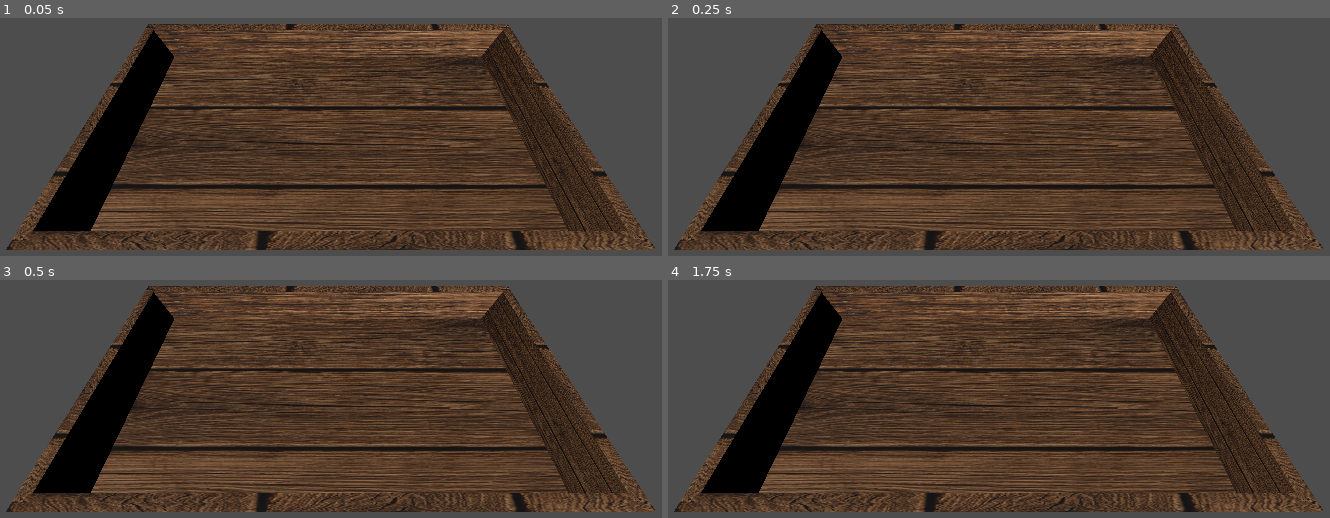
Above: before the commit, frames 1-4 (two rows, left to right).
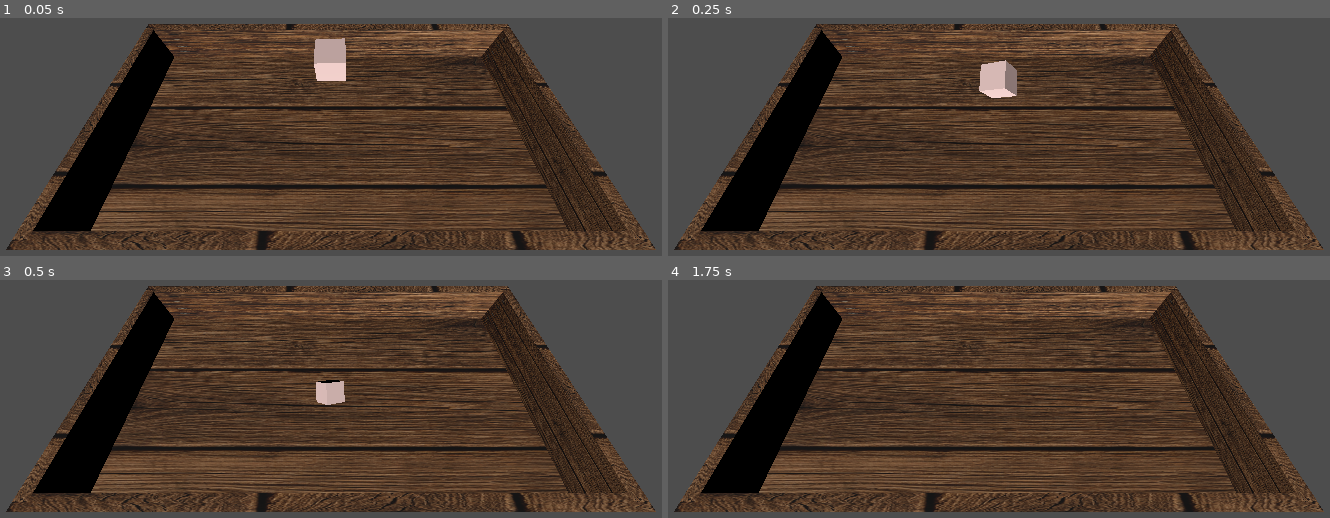
Above: after the commit, the same moments.

Repository: olegbogai-web/dicegame
Game: Godot game, scene res://ui/scenes/board.tscn
Two runs of this game, one before a commit and one after it. Both use one fixed random seed, a clock stepped at 60 frames per second and the inputs below.
Inputs:
- Up to frame 1 (0.05 s): no input
- Up to frame 2 (0.25 s): no input
- Up to frame 3 (0.5 s): no input
- Up to frame 4 (1.75 s): tap Enter at 1.25 s

The runs differ from the first frame. In frame 1, 0.8% of the frame differs, in the area x 47-53%, y 8-27%; in frame 2, 0.8%; in frame 3, 0.4%; in frame 4, nothing differs.
Error after the commit: Parse Error: Cannot infer the type of "base_pixel_size" variable because the value doesn't have a set type. (res://content/dice/dice_face_view.gd:27)

Commit message:
Add startup toss for base cube

Diff:
--- /dev/null
+++ b/content/dice/dice.gd
@@ -0,0 +1,193 @@
+@tool
+extends RigidBody3D
+class_name Dice
+
+const FACE_NAMES := [&"Front", &"Back", &"Right", &"Left", &"Top", &"Bottom"]
+const FACE_NORMALS := [
+	Vector3.FORWARD,
+	Vector3.BACK,
+	Vector3.RIGHT,
+	Vector3.LEFT,
+	Vector3.UP,
+	Vector3.DOWN,
+]
+
+@export var definition: DiceDefinition
+@export var extra_size_multiplier: Vector3 = Vector3.ONE
+@export var throw_on_ready := false
+@export_range(0.0, 3.0, 0.01) var start_linear_speed_min := 0.35
+@export_range(0.0, 3.0, 0.01) var start_linear_speed_max := 0.9
+@export_range(0.0, 12.0, 0.01) var start_angular_speed_min := 1.5
+@export_range(0.0, 12.0, 0.01) var start_angular_speed_max := 4.0
+
+var _visual_root: Node3D
+var _body_mesh: MeshInstance3D
+var _face_views: Array[DiceFaceView] = []
+var _bound_definition: DiceDefinition
+
+
+func _enter_tree() -> void:
+	_ensure_nodes()
+	_bind_definition()
+	_refresh_visuals()
+
+
+func _ready() -> void:
+	_ensure_nodes()
+	_bind_definition()
+	_refresh_visuals()
+	if throw_on_ready and not Engine.is_editor_hint():
+		call_deferred("throw_with_random_start_motion")
+
+
+func _exit_tree() -> void:
+	_unbind_definition()
+
+
+func _notification(what: int) -> void:
+	if what == NOTIFICATION_EDITOR_PRE_SAVE:
+		_bind_definition()
+		_refresh_visuals()
+
+
+func _get_configuration_warnings() -> PackedStringArray:
+	var warnings := PackedStringArray()
+	if definition == null:
+		warnings.append("Dice requires a DiceDefinition resource.")
+	elif definition.faces.size() != DiceDefinition.FACE_COUNT:
+		warnings.append("DiceDefinition should define exactly 6 faces for a standard cube.")
+	return warnings
+
+
+func _bind_definition() -> void:
+	if _bound_definition == definition:
+		return
+
+	_unbind_definition()
+	_bound_definition = definition
+
+	if _bound_definition != null and not _bound_definition.changed.is_connected(_on_definition_changed):
+		_bound_definition.changed.connect(_on_definition_changed)
+
+	update_configuration_warnings()
+
+
+func _unbind_definition() -> void:
+	if _bound_definition != null and _bound_definition.changed.is_connected(_on_definition_changed):
+		_bound_definition.changed.disconnect(_on_definition_changed)
+	_bound_definition = null
+
+
+func _on_definition_changed() -> void:
+	_refresh_visuals()
+	update_configuration_warnings()
+
+
+func throw_with_random_start_motion(rng: RandomNumberGenerator = null) -> void:
+	var random := rng
+	if random == null:
+		random = RandomNumberGenerator.new()
+		random.randomize()
+
+	sleeping = false
+	linear_velocity = _build_random_linear_velocity(random)
+	angular_velocity = _build_random_angular_velocity(random)
+
+
+func _build_random_linear_velocity(rng: RandomNumberGenerator) -> Vector3:
+	var horizontal_direction := Vector2(rng.randf_range(-1.0, 1.0), rng.randf_range(-1.0, 1.0))
+	if horizontal_direction.length_squared() == 0.0:
+		horizontal_direction = Vector2.RIGHT
+
+	var direction := Vector3(horizontal_direction.x, rng.randf_range(0.45, 1.0), horizontal_direction.y).normalized()
+	var speed := rng.randf_range(min(start_linear_speed_min, start_linear_speed_max), max(start_linear_speed_min, start_linear_speed_max))
+	return direction * speed
+
+
+func _build_random_angular_velocity(rng: RandomNumberGenerator) -> Vector3:
+	var axis := Vector3(rng.randf_range(-1.0, 1.0), rng.randf_range(-1.0, 1.0), rng.randf_range(-1.0, 1.0))
+	if axis.length_squared() == 0.0:
+		axis = Vector3.UP
+
+	var angular_speed := rng.randf_range(min(start_angular_speed_min, start_angular_speed_max), max(start_angular_speed_min, start_angular_speed_max))
+	return axis.normalized() * angular_speed
+
+
+func _ensure_nodes() -> void:
+	if _visual_root == null:
+		_visual_root = Node3D.new()
+		_visual_root.name = "Visual"
+		add_child(_visual_root)
+		_visual_root.owner = self if Engine.is_editor_hint() else null
+
+	if _body_mesh == null:
+		_body_mesh = MeshInstance3D.new()
+		_body_mesh.name = "Body"
+		_visual_root.add_child(_body_mesh)
+		_body_mesh.owner = self if Engine.is_editor_hint() else null
+
+	if _face_views.size() == 0:
+		for face_name in FACE_NAMES:
+			var face_view := DiceFaceView.new()
+			face_view.name = face_name
+			_visual_root.add_child(face_view)
+			face_view.owner = self if Engine.is_editor_hint() else null
+			_face_views.append(face_view)
+
+
+func _refresh_visuals() -> void:
+	if not is_inside_tree():
+		return
+
+	_ensure_nodes()
+	_bind_definition()
+
+	if definition == null:
+		_body_mesh.mesh = null
+		for face_view in _face_views:
+			face_view.visible = false
+		return
+
+	var size := definition.get_resolved_size() * extra_size_multiplier
+	_body_mesh.mesh = _build_box_mesh(size)
+	_body_mesh.material_override = _build_body_material()
+
+	for index in _face_views.size():
+		var face_view := _face_views[index]
+		var normal: Vector3 = FACE_NORMALS[index]
+		var up := Vector3.UP if abs(normal.dot(Vector3.UP)) < 0.999 else Vector3.FORWARD
+		var offset := Vector3(
+			normal.x * size.x * 0.5,
+			normal.y * size.y * 0.5,
+			normal.z * size.z * 0.5,
+		) + normal * 0.001
+		face_view.transform = Transform3D(Basis.looking_at(normal, up, true), offset)
+		face_view.apply_face(definition.get_face(index), _resolve_face_size(index, size))
+
+
+func _resolve_face_size(face_index: int, size: Vector3) -> Vector2:
+	match face_index:
+		0, 1:
+			return Vector2(size.x, size.y)
+		2, 3:
+			return Vector2(size.z, size.y)
+		4, 5:
+			return Vector2(size.x, size.z)
+		_:
+			return Vector2.ONE * min(size.x, size.y)
+
+
+func _build_box_mesh(size: Vector3) -> BoxMesh:
+	var box_mesh := BoxMesh.new()
+	box_mesh.size = size
+	return box_mesh
+
+
+func _build_body_material() -> StandardMaterial3D:
+	var material := StandardMaterial3D.new()
+	material.albedo_color = definition.base_color
+	material.roughness = definition.roughness
+	material.metallic = definition.metallic
+	if definition.texture != null:
+		material.albedo_texture = definition.texture
+	return material
--- /dev/null
+++ b/content/dice/dice_face_view.gd
@@ -0,0 +1,95 @@
+@tool
+extends Node3D
+class_name DiceFaceView
+
+var _aura_sprite: Sprite3D
+var _icon_sprite: Sprite3D
+var _label: Label3D
+
+
+func _ready() -> void:
+	_ensure_nodes()
+
+
+func apply_face(face_definition: DiceFaceDefinition, face_size: Vector2) -> void:
+	_ensure_nodes()
+
+	if face_definition == null:
+		visible = false
+		return
+
+	visible = true
+	_label.visible = false
+	_icon_sprite.visible = false
+	_aura_sprite.visible = false
+
+	var max_size := max(face_size.x, face_size.y)
+	var base_pixel_size := max_size / 320.0
+
+	if face_definition.has_aura():
+		_aura_sprite.texture = _build_aura_texture(face_definition.aura_color)
+		_aura_sprite.modulate = face_definition.aura_color
+		_aura_sprite.pixel_size = max(base_pixel_size * face_definition.aura_scale * 6.0, 0.0001)
+		_aura_sprite.visible = true
+
+	match face_definition.content_type:
+		DiceFaceDefinition.ContentType.ICON:
+			if face_definition.icon != null:
+				_icon_sprite.texture = face_definition.icon
+				_icon_sprite.modulate = face_definition.overlay_tint
+				_icon_sprite.pixel_size = max(base_pixel_size * 3.2, 0.0001)
+				_icon_sprite.visible = true
+		DiceFaceDefinition.ContentType.TEXT:
+			_label.text = face_definition.text_value
+			_label.modulate = face_definition.text_color
+			_label.font_size = face_definition.font_size
+			_label.pixel_size = max(base_pixel_size, 0.0001)
+			_label.visible = true
+
+
+func _ensure_nodes() -> void:
+	if _aura_sprite == null:
+		_aura_sprite = Sprite3D.new()
+		_aura_sprite.name = "Aura"
+		_aura_sprite.billboard = BaseMaterial3D.BILLBOARD_DISABLED
+		_aura_sprite.no_depth_test = true
+		_aura_sprite.position = Vector3.ZERO
+		add_child(_aura_sprite)
+		_aura_sprite.owner = get_tree().edited_scene_root if Engine.is_editor_hint() else null
+
+	if _icon_sprite == null:
+		_icon_sprite = Sprite3D.new()
+		_icon_sprite.name = "Icon"
+		_icon_sprite.billboard = BaseMaterial3D.BILLBOARD_DISABLED
+		_icon_sprite.no_depth_test = true
+		_icon_sprite.position = Vector3(0.0, 0.0, 0.0005)
+		add_child(_icon_sprite)
+		_icon_sprite.owner = get_tree().edited_scene_root if Engine.is_editor_hint() else null
+
+	if _label == null:
+		_label = Label3D.new()
+		_label.name = "Label"
+		_label.billboard = BaseMaterial3D.BILLBOARD_DISABLED
+		_label.no_depth_test = true
+		_label.position = Vector3(0.0, 0.0, 0.0005)
+		_label.horizontal_alignment = HORIZONTAL_ALIGNMENT_CENTER
+		_label.vertical_alignment = VERTICAL_ALIGNMENT_CENTER
+		add_child(_label)
+		_label.owner = get_tree().edited_scene_root if Engine.is_editor_hint() else null
+
+
+func _build_aura_texture(aura_color: Color) -> GradientTexture2D:
+	var gradient := Gradient.new()
+	gradient.colors = PackedColorArray([
+		Color(aura_color.r, aura_color.g, aura_color.b, 0.0),
+		Color(aura_color.r, aura_color.g, aura_color.b, aura_color.a),
+		Color(aura_color.r, aura_color.g, aura_color.b, 0.0),
+	])
+	gradient.offsets = PackedFloat32Array([0.0, 0.45, 1.0])
+
+	var texture := GradientTexture2D.new()
+	texture.gradient = gradient
+	texture.fill = GradientTexture2D.FILL_RADIAL
+	texture.width = 128
+	texture.height = 128
+	return texture
--- /dev/null
+++ b/content/dice/resources/dice_definition.gd
@@ -0,0 +1,32 @@
+@tool
+extends Resource
+class_name DiceDefinition
+
+const FACE_COUNT := 6
+
+@export var dice_name := "dice"
+@export var base_size: Vector3 = Vector3(0.2, 0.2, 0.2)
+@export var size_multiplier: Vector3 = Vector3.ONE
+@export var base_color: Color = Color(0.98039216, 0.9254902, 0.85490197, 1.0)
+@export var texture: Texture2D
+@export_range(0.0, 1.0, 0.01) var roughness := 0.95
+@export_range(0.0, 1.0, 0.01) var metallic := 0.0
+@export var faces: Array[DiceFaceDefinition] = []
+
+
+func get_resolved_size() -> Vector3:
+	return Vector3(
+		base_size.x * size_multiplier.x,
+		base_size.y * size_multiplier.y,
+		base_size.z * size_multiplier.z,
+	)
+
+
+func get_face(index: int) -> DiceFaceDefinition:
+	if index < 0 or index >= faces.size():
+		return null
+	return faces[index]
+
+
+func get_face_count() -> int:
+	return min(faces.size(), FACE_COUNT)
--- /dev/null
+++ b/content/dice/resources/dice_face_definition.gd
@@ -0,0 +1,21 @@
+@tool
+extends Resource
+class_name DiceFaceDefinition
+
+enum ContentType {
+	TEXT,
+	ICON,
+}
+
+@export var content_type: ContentType = ContentType.TEXT
+@export var text_value := "1"
+@export var icon: Texture2D
+@export var text_color: Color = Color(0.0, 0.0, 0.0, 1.0)
+@export var overlay_tint: Color = Color(1.0, 1.0, 1.0, 1.0)
+@export_range(16, 256, 1) var font_size := 96
+@export var aura_color: Color = Color(1.0, 1.0, 1.0, 0.0)
+@export_range(0.0, 1.0, 0.01) var aura_scale := 0.32
+
+
+func has_aura() -> bool:
+	return aura_color.a > 0.0 and aura_scale > 0.0
--- /dev/null
+++ b/content/resources/base_cube.tres
@@ -0,0 +1,41 @@
+[gd_resource type="Resource" script_class="DiceDefinition" load_steps=9 format=3]
+
+[ext_resource type="Script" path="res://content/dice/resources/dice_definition.gd" id="1_j8m3r"]
+[ext_resource type="Script" path="res://content/dice/resources/dice_face_definition.gd" id="2_4c0xn"]
+
+[sub_resource type="Resource" id="Resource_1"]
+script = ExtResource("2_4c0xn")
+text_value = "1"
+text_color = Color(0, 0, 0, 1)
+
+[sub_resource type="Resource" id="Resource_2"]
+script = ExtResource("2_4c0xn")
+text_value = "2"
+text_color = Color(0, 0, 0, 1)
+
+[sub_resource type="Resource" id="Resource_3"]
+script = ExtResource("2_4c0xn")
+text_value = "3"
+text_color = Color(0, 0, 0, 1)
+
+[sub_resource type="Resource" id="Resource_4"]
+script = ExtResource("2_4c0xn")
+text_value = "4"
+text_color = Color(0, 0, 0, 1)
+
+[sub_resource type="Resource" id="Resource_5"]
+script = ExtResource("2_4c0xn")
+text_value = "5"
+text_color = Color(0, 0, 0, 1)
+
+[sub_resource type="Resource" id="Resource_6"]
+script = ExtResource("2_4c0xn")
+text_value = "6"
+text_color = Color(0, 0, 0, 1)
+
+[resource]
+script = ExtResource("1_j8m3r")
+dice_name = "base_cube"
+base_size = Vector3(0.2, 0.2, 0.2)
+base_color = Color(0.99495333, 0.854602, 0.83693045, 1)
+faces = Array[Resource]([SubResource("Resource_1"), SubResource("Resource_2"), SubResource("Resource_3"), SubResource("Resource_4"), SubResource("Resource_5"), SubResource("Resource_6")])
--- a/content/resources/base_cube.tscn
+++ b/content/resources/base_cube.tscn
@@ -1,11 +1,9 @@
-[gd_scene format=3 uid="uid://boqsu0xoab2wo"]
+[gd_scene load_steps=3 format=3 uid="uid://boqsu0xoab2wo"]
 
-[sub_resource type="StandardMaterial3D" id="StandardMaterial3D_8ch5d"]
-albedo_color = Color(0.99495333, 0.854602, 0.83693045, 1)
+[ext_resource type="Script" path="res://content/dice/dice.gd" id="1_6ukd8"]
+[ext_resource type="Resource" path="res://content/resources/base_cube.tres" id="2_6r77e"]
 
-[sub_resource type="BoxMesh" id="BoxMesh_0wo7w"]
-
-[node name="base_cube" type="MeshInstance3D" unique_id=548484381]
-transform = Transform3D(0.2, 0, 0, 0, 0.2, 0, 0, 0, 0.2, 0, 0, 0)
-material_override = SubResource("StandardMaterial3D_8ch5d")
-mesh = SubResource("BoxMesh_0wo7w")
+[node name="base_cube" type="RigidBody3D" unique_id=548484381]
+script = ExtResource("1_6ukd8")
+definition = ExtResource("2_6r77e")
+throw_on_ready = true
--- a/ui/scenes/board.tscn
+++ b/ui/scenes/board.tscn
@@ -1,6 +1,7 @@
-[gd_scene format=3 uid="uid://0ssqyi084mdh"]
+[gd_scene load_steps=3 format=3 uid="uid://0ssqyi084mdh"]
 
 [ext_resource type="Texture2D" uid="uid://dn66rechaasvk" path="res://assets/material/дерево.png" id="1_vhfsq"]
+[ext_resource type="PackedScene" path="res://content/resources/base_cube.tscn" id="2_ewl3r"]
 
 [sub_resource type="StandardMaterial3D" id="StandardMaterial3D_b47iq"]
 albedo_texture = ExtResource("1_vhfsq")
@@ -39,6 +40,9 @@
 material_override = SubResource("StandardMaterial3D_b47iq")
 mesh = SubResource("BoxMesh_w7xue")
 
+[node name="base_cube" parent="." instance=ExtResource("2_ewl3r")]
+transform = Transform3D(1, 0, 0, 0, 1, 0, 0, 0, 1, 0, 1.1, 0)
+
 [node name="test_camera" type="Camera3D" parent="." unique_id=1142329002]
 transform = Transform3D(1, 0, 0, 0, 0.57357645, 0.81915206, 0, -0.81915206, 0.57357645, -0.04113269, 2.3223188, 1.0388587)
 fov = 87.1875
